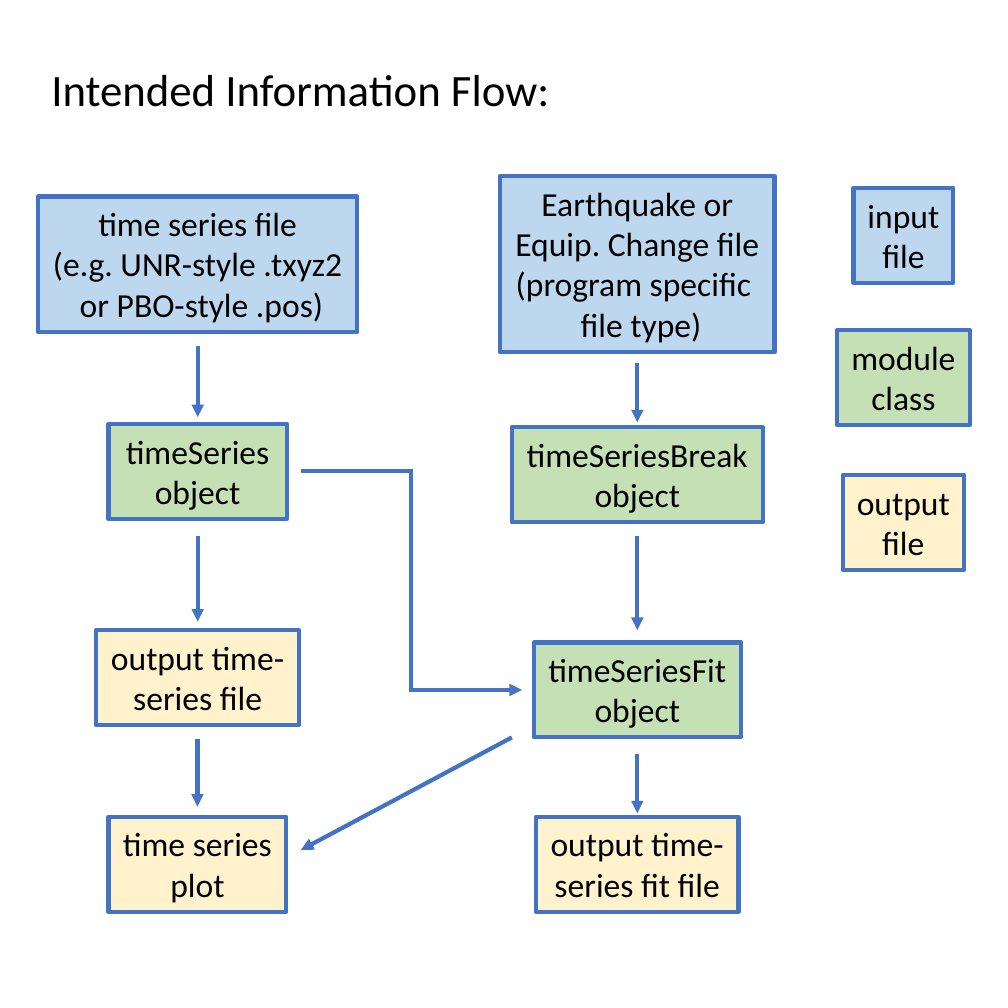
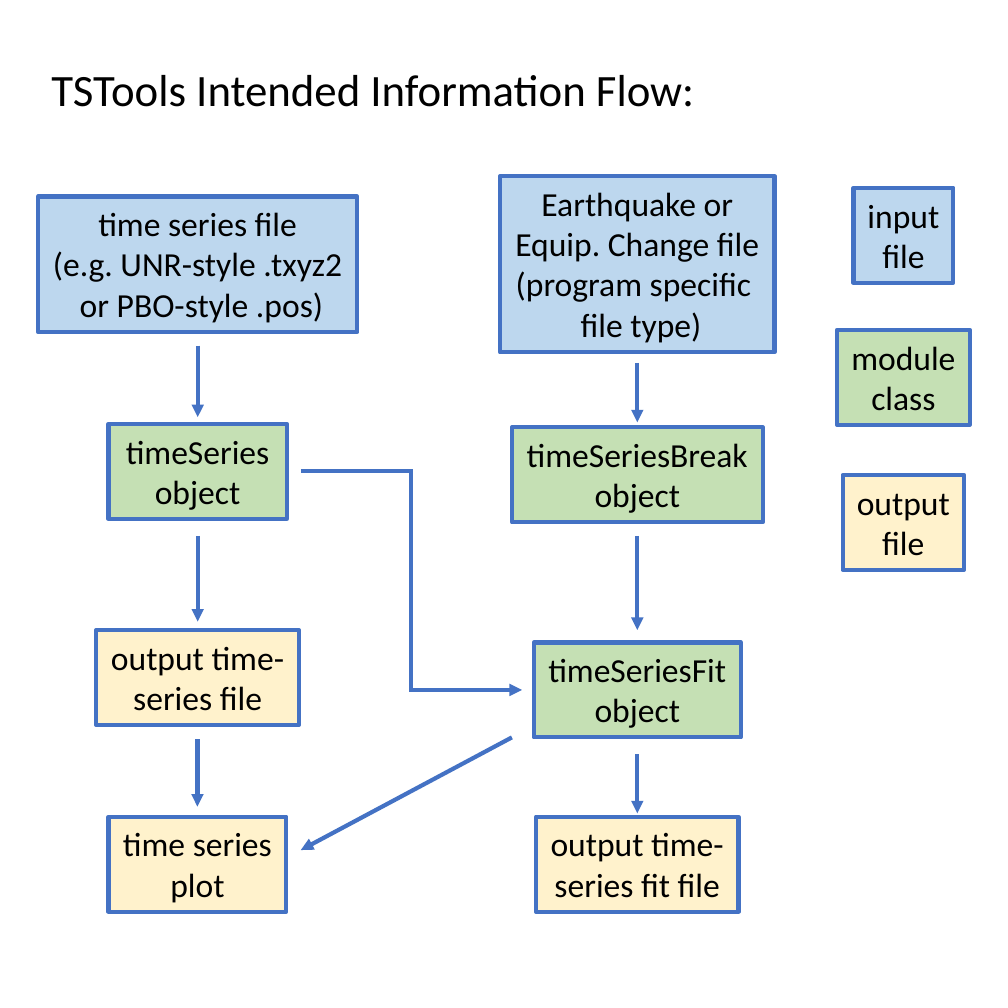
Before and after one commit to pkmcfarland/TSTools, a slide deck: slide 1 of Docs/infoFlow/infoFlow.pptx. Drawn at 1008x1008 pixels with LibreOffice and Linux fonts; fonts in the diff are those of the drawing. Boxes give left, top, right and bottom in pixels: in the first picture for what was removed or moved away, otherwise in the second. Text is boxed around its words. In the diff, an @@ line names an element or a change of style, - is before the commit and + after.

Commit message:
Fixed: actually added timeSeries.py to commit. Fixed: changed title inside infoFlow

```diff
--- a/Docs/infoFlow/infoFlow.pptx
+++ b/Docs/infoFlow/infoFlow.pptx
@@ text at [51, 75, 694, 107]: text changed @@
-Intended Information Flow:
+TSTools Intended Information Flow:
```
Also in this commit, not shown: 2 other files.
